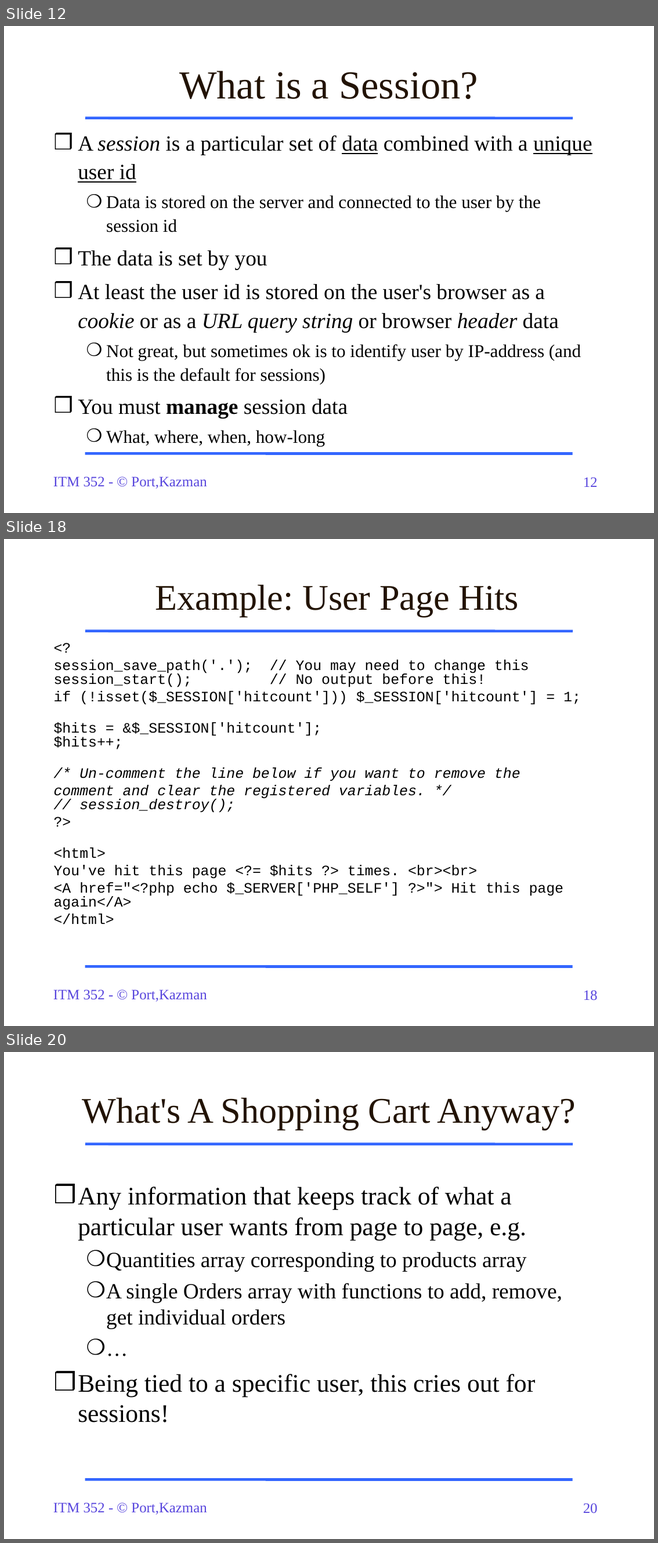
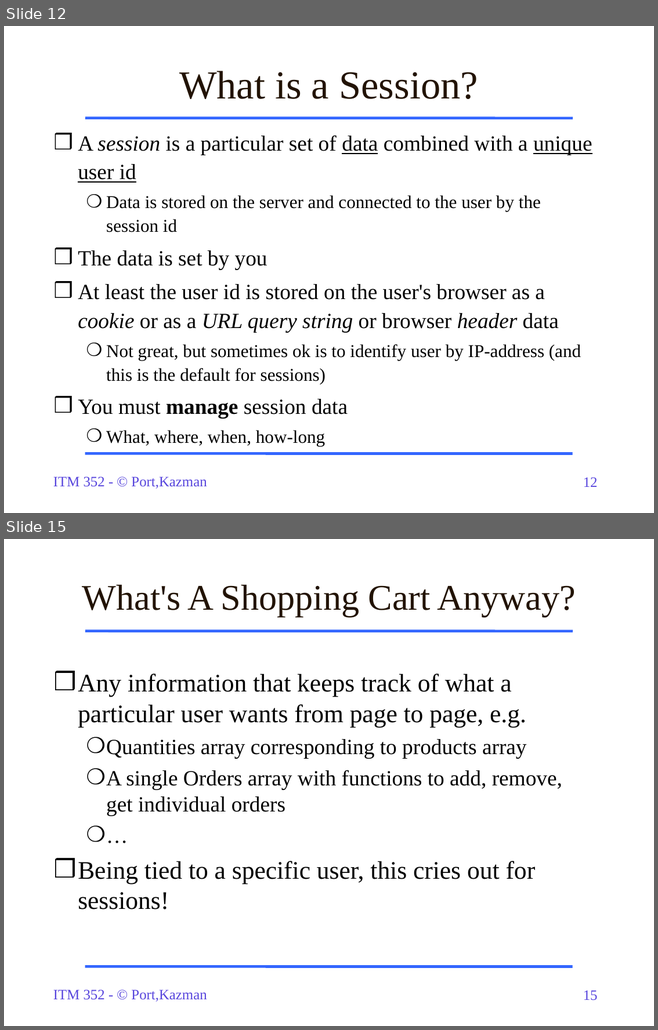
Before and after one commit to dport96/ITM352, a slide deck: morea/170.Cookies-Sessions/ITM352_Cookies_Sessions.ppt. Shown one above the other, each under a label of ours: slides 12, 18 and 20 before the commit, slides 12 and 15 after it; the slides between them are not shown. The pictures are 658x1543 and 658x1030 pixels, drawn with LibreOffice and Linux fonts; fonts in the diff are those of the drawing. Boxes give left, top, right and bottom in pixels: in the first picture for what was removed or moved away, otherwise in the second. Text is boxed around its words. In the diff, an @@ line names an element or a change of style, - is before the commit and + after.

```diff
--- a/morea/170.Cookies-Sessions/ITM352_Cookies_Sessions.ppt
+++ b/morea/170.Cookies-Sessions/ITM352_Cookies_Sessions.ppt
@@ slide 18 removed at <box>4,539,654,1026</box>, background #FFFFFF; not listed: 4 template elements that a slide beside it also shows @@
@@ text removed at <box>155,584,518,617</box> @@
-Example: User Page Hits
@@ text removed at <box>54,660,581,925</box> @@
-<?
-session_save_path('.'); // You may need to change this
-session_start(); // No output before this!
-if (!isset($_SESSION['hitcount'])) $_SESSION['hitcount'] = 1;
-$hits = &$_SESSION['hitcount'];
-$hits++;
-/* Un-comment the line below if you want to remove the
-comment and clear the registered variables. */
-// session_destroy();
-?>
-<html>
-You've hit this page <?= $hits ?> times. <br><br>
-<A href="<?php echo $_SERVER['PHP_SELF'] ?>"> Hit this page again</A>
-</html>
@@ what was slide 20 is now slide 15 @@
@@ page number at <box>583,990,597,1001</box>: text changed @@
-20
+15
```
Also in this commit, not shown: 6 slides changed, 2 slides added, 7 other slides removed, 1 other file.
